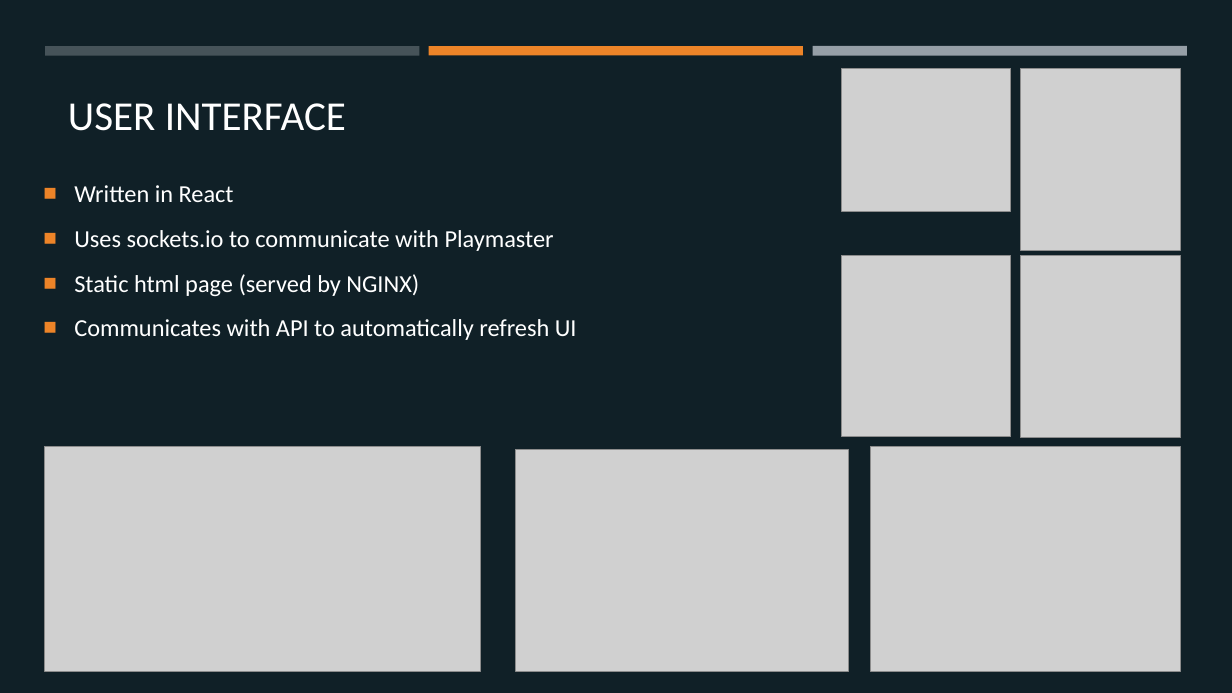
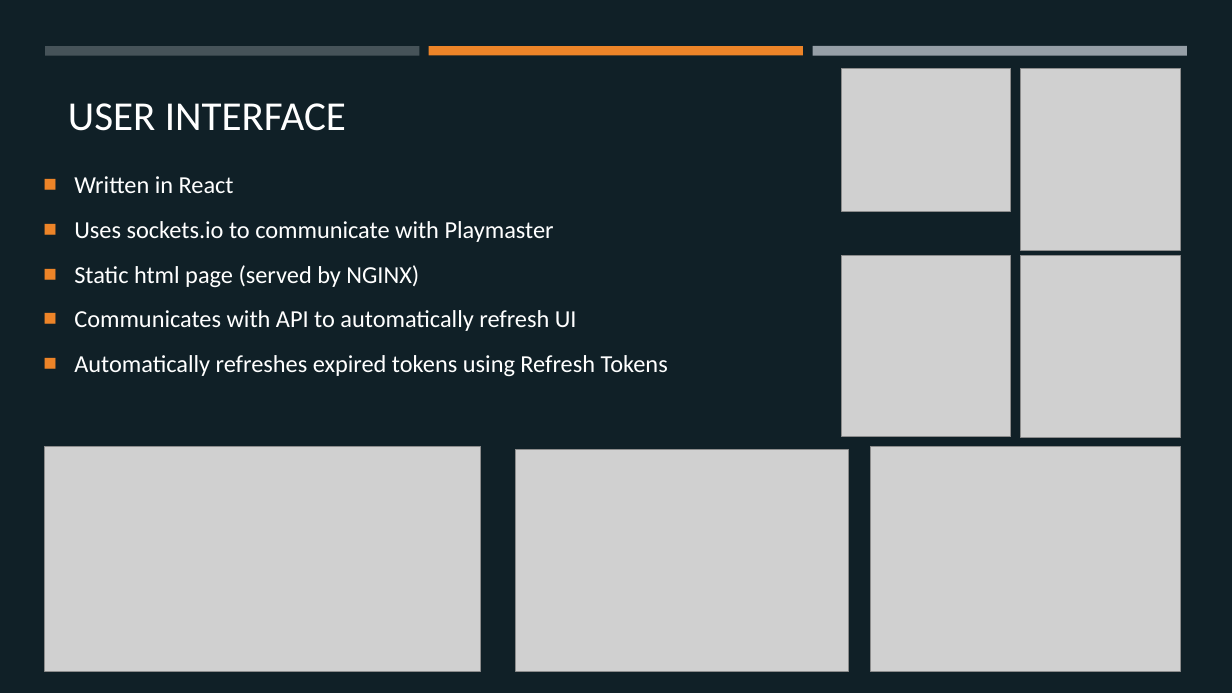
Before and after one commit to margaeor/COMP414-Distributed-Systems, a slide deck: slide 13 of presentation/Distributed.pptx (slide 12 before the commit). Drawn at 1232x693 pixels with LibreOffice and Linux fonts; fonts in the diff are those of the drawing; grey boxes stand for pictures. Boxes give left, top, right and bottom in pixels: in the first picture for what was removed or moved away, otherwise in the second. Text is boxed around its words. In the diff, an @@ line names an element or a change of style, - is before the commit and + after.

```diff
--- a/presentation/Distributed.pptx
+++ b/presentation/Distributed.pptx
@@ text at <box>74,355,668,376</box>: paragraph added @@
+■ Automatically refreshes expired tokens using Refresh Tokens
```
Also in this commit, not shown: 3 other slides changed, 1 slide added.
